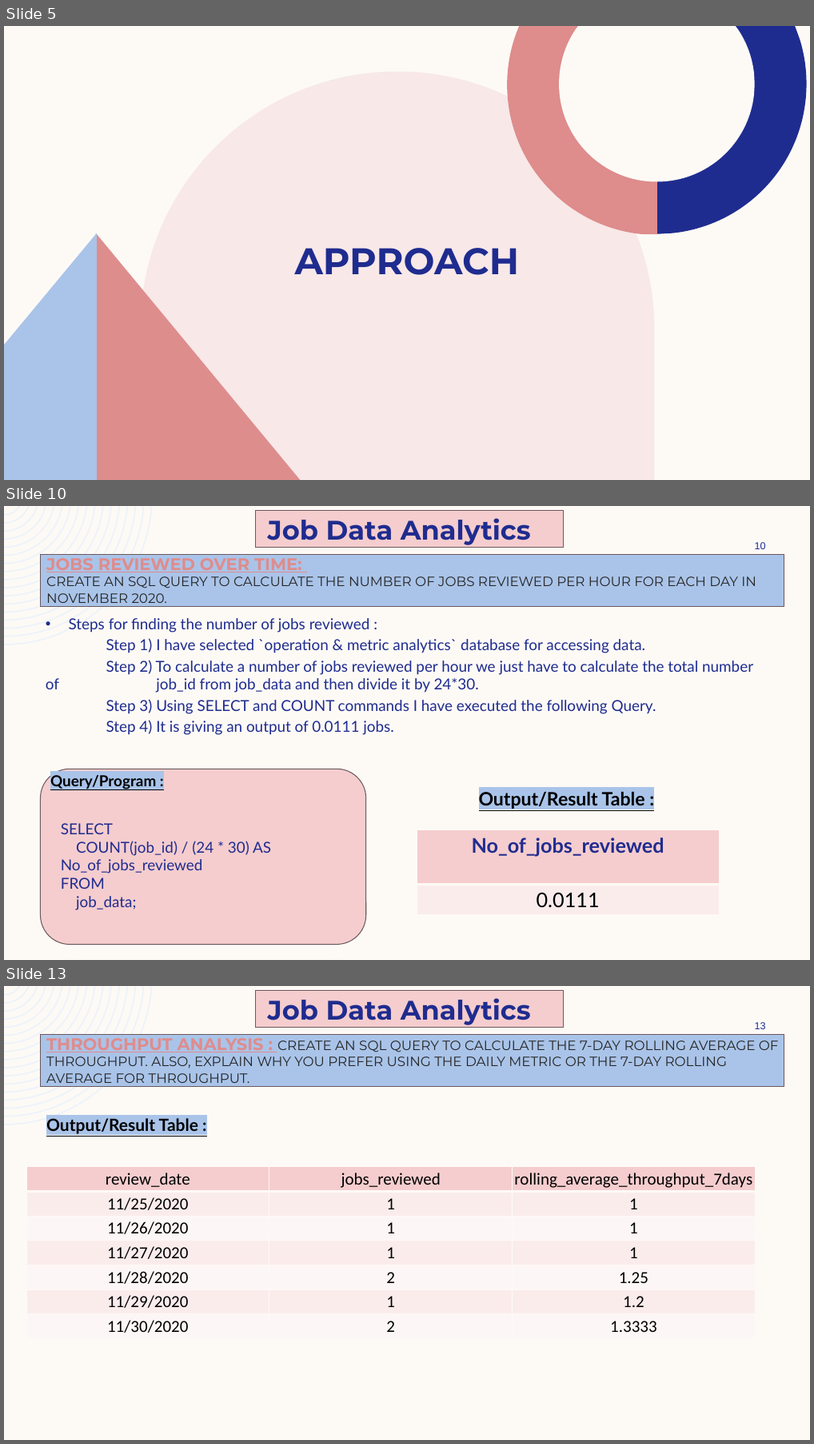
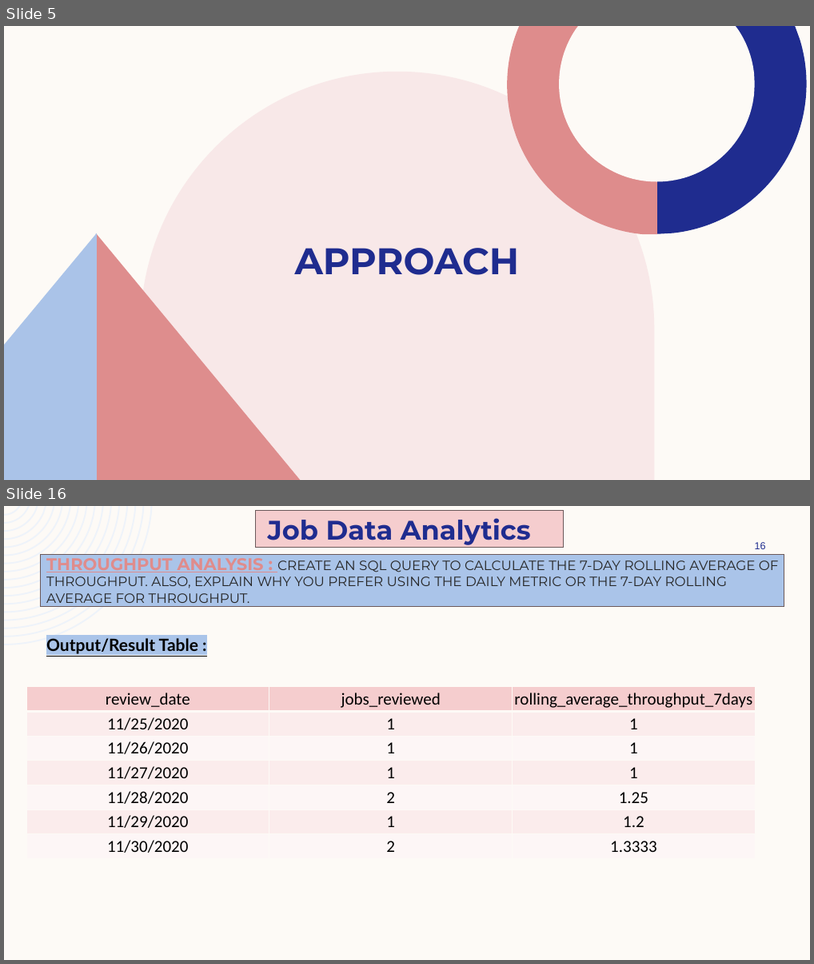
Before and after one commit to ShindeYash/Hiring_Process_Analytics, a slide deck: Report - Hiring_Process_Analytics.pptx. Shown one above the other, each under a label of ours: slides 5, 10 and 13 before the commit, slides 5 and 16 after it; the slides between them are not shown. The pictures are 814x1444 and 814x964 pixels, drawn with LibreOffice and Linux fonts; fonts in the diff are those of the drawing. Boxes give left, top, right and bottom in pixels: in the first picture for what was removed or moved away, otherwise in the second. Text is boxed around its words. In the diff, an @@ line names an element or a change of style, - is before the commit and + after.

```diff
--- a/Report - Hiring_Process_Analytics.pptx
+++ b/Report - Hiring_Process_Analytics.pptx
@@ slide 10 removed at [4,506,810,960], background #FDFAF6; not listed: 1 template element that a slide beside it also shows @@
@@ rectangle removed at [256,511,563,547] @@
@@ text removed at [268,518,531,545] @@
-Job Data Analytics
@@ title removed at [46,553,757,607] @@
-JOBS REVIEWED OVER TIME:
-CREATE AN SQL QUERY TO CALCULATE THE NUMBER OF JOBS REVIEWED PER HOUR FOR EACH DAY IN NOVEMBER 2020.
@@ page number removed at [755,542,766,549] @@
-10
@@ rectangle removed at [40,554,784,607] @@
@@ text removed at [46,618,754,735] @@
-• Steps for finding the number of jobs reviewed :
-Step 1) I have selected `operation & metric analytics` database for accessing data.
-Step 2) To calculate a number of jobs reviewed per hour we just have to calculate the total number of job_id from job_data and then divide it by 24*30.
-Step 3) Using SELECT and COUNT commands I have executed the following Query.
-Step 4) It is giving an output of 0.0111 jobs.
@@ rounded rectangle removed at [40,768,366,944] @@
@@ text removed at [50,775,156,789] @@
-Query/Program :
@@ text removed at [479,791,646,808] @@
-Output/Result Table :
@@ text removed at [61,823,271,910] @@
-SELECT
-COUNT(job_id) / (24 * 30) AS No_of_jobs_reviewed
-FROM
-job_data;
@@ table removed at [417,830,720,914], 2 rows, 1 columns @@
-No_of_jobs_reviewed
-0.0111
@@ what was slide 13 is now slide 16 @@
@@ page number at [755,542,766,549]: text changed @@
-13
+16
```
Also in this commit, not shown: 4 slides changed, 8 slides added, 4 other slides removed, 3 other files.
